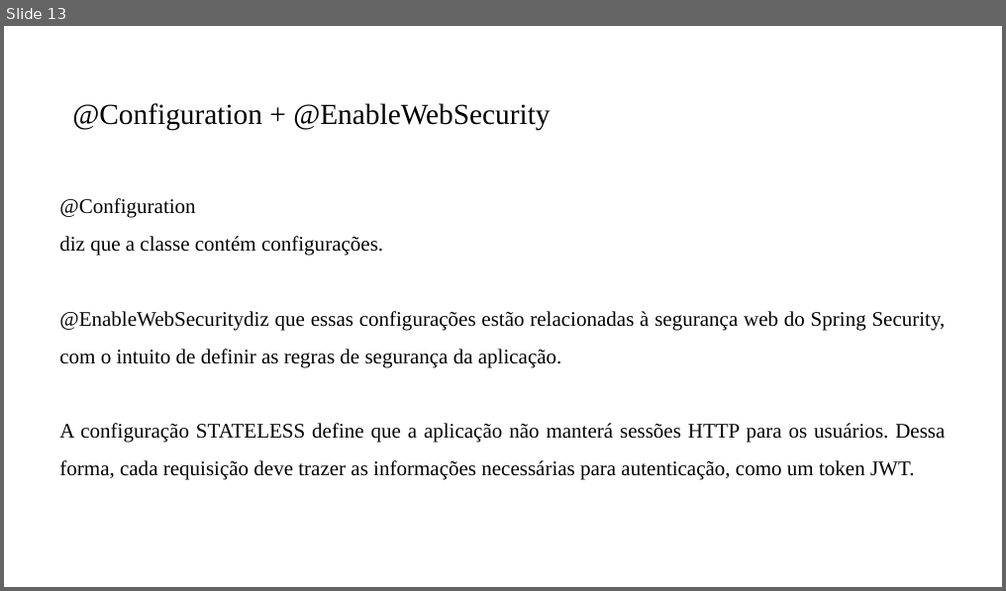
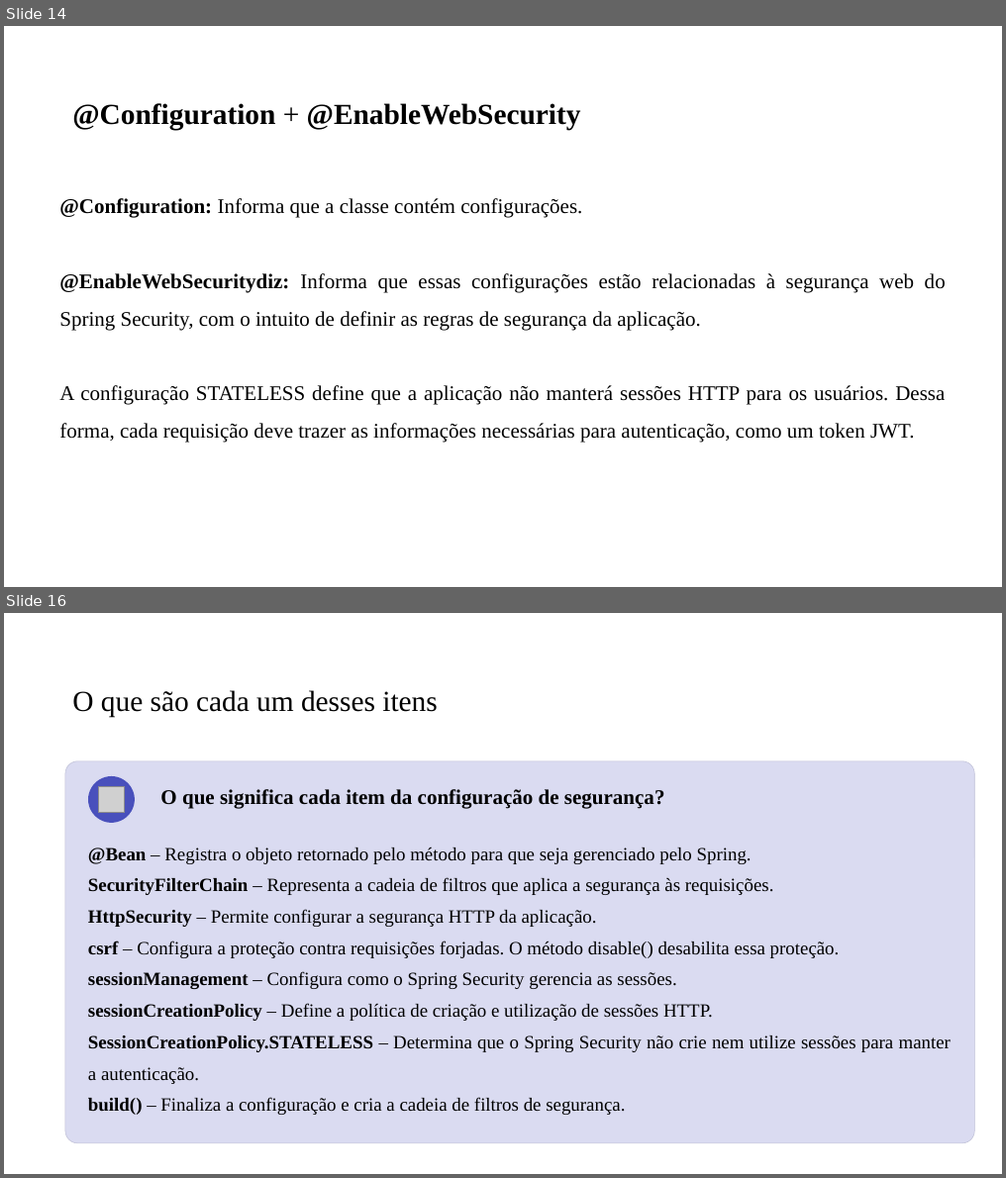
Before and after one commit to PedroMiho/UMC, a slide deck: engenharia-software/software-corporativo/boas-praticas/aula-06-spring-security/spring-security.pptx. Shown one above the other, each under a label of ours: slide 13 before the commit, slides 14 and 16 after it; the slides between them are not shown. The pictures are 1006x591 and 1006x1178 pixels, drawn with LibreOffice and Linux fonts; fonts in the diff are those of the drawing; grey boxes stand for pictures; background and template pictures are left out. Boxes give left, top, right and bottom in pixels: in the first picture for what was removed or moved away, otherwise in the second. Text is boxed around its words. In the diff, an @@ line names an element or a change of style, - is before the commit and + after.

```diff
--- a/engenharia-software/software-corporativo/boas-praticas/aula-06-spring-security/spring-security.pptx
+++ b/engenharia-software/software-corporativo/boas-praticas/aula-06-spring-security/spring-security.pptx
@@ slide 16 added at box(4, 613, 1002, 1174), background #FFFFFF @@
@@ title added at box(72, 690, 437, 718), 28 pt, text #000000 @@
+O que são cada um desses itens
@@ rounded rectangle added at box(65, 761, 975, 1144), fill #DADBF1, outline #C0C1D7 0.5 pt @@
@@ ellipse added at box(88, 776, 135, 823), fill #4950BC @@
@@ picture added at box(98, 786, 125, 813) @@
@@ text added at box(160, 789, 665, 809), 20 pt, text #000000, bold @@
+O que significa cada item da configuração de segurança?
@@ text added at box(88, 848, 950, 1115), 18 pt, text #000000 @@
+@Bean – Registra o objeto retornado pelo método para que seja gerenciado pelo Spring.
+SecurityFilterChain – Representa a cadeia de filtros que aplica a segurança às requisições.
+HttpSecurity – Permite configurar a segurança HTTP da aplicação.
+csrf – Configura a proteção contra requisições forjadas. O método disable() desabilita essa proteção.
+sessionManagement – Configura como o Spring Security gerencia as sessões.
+sessionCreationPolicy – Define a política de criação e utilização de sessões HTTP.
+SessionCreationPolicy.STATELESS – Determina que o Spring Security não crie nem utilize sessões para manter a autenticação.
+build() – Finaliza a configuração e cria a cadeia de filtros de segurança.
@@ what was slide 13 is now slide 14 @@
@@ slide 14 changed as well @@
@@ title "@Configuration + @EnableWebSecurity" at box(72, 103, 581, 131): bold on @@
@@ text at box(59, 198, 945, 331): text changed @@
-@Configuration
-diz que a classe contém configurações.
-@EnableWebSecuritydiz que essas configurações estão relacionadas à segurança web do Spring Security, com o intuito de definir as regras de segurança da aplicação.
+@Configuration: Informa que a classe contém configurações.
+@EnableWebSecuritydiz: Informa que essas configurações estão relacionadas à segurança web do Spring Security, com o intuito de definir as regras de segurança da aplicação.
```
Also in this commit, not shown: 4 other slides changed, 3 other slides added, 49 other files.
